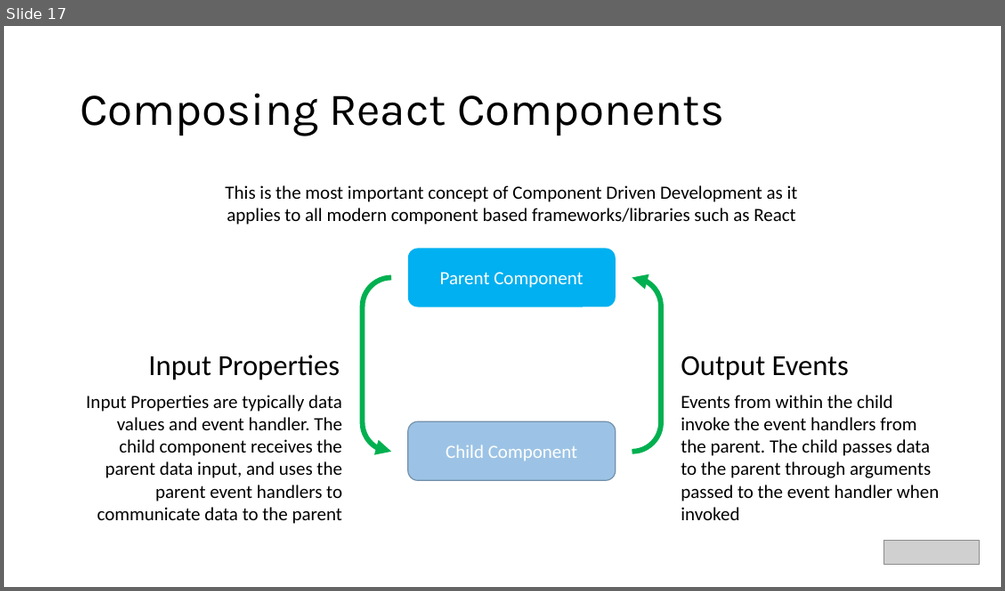
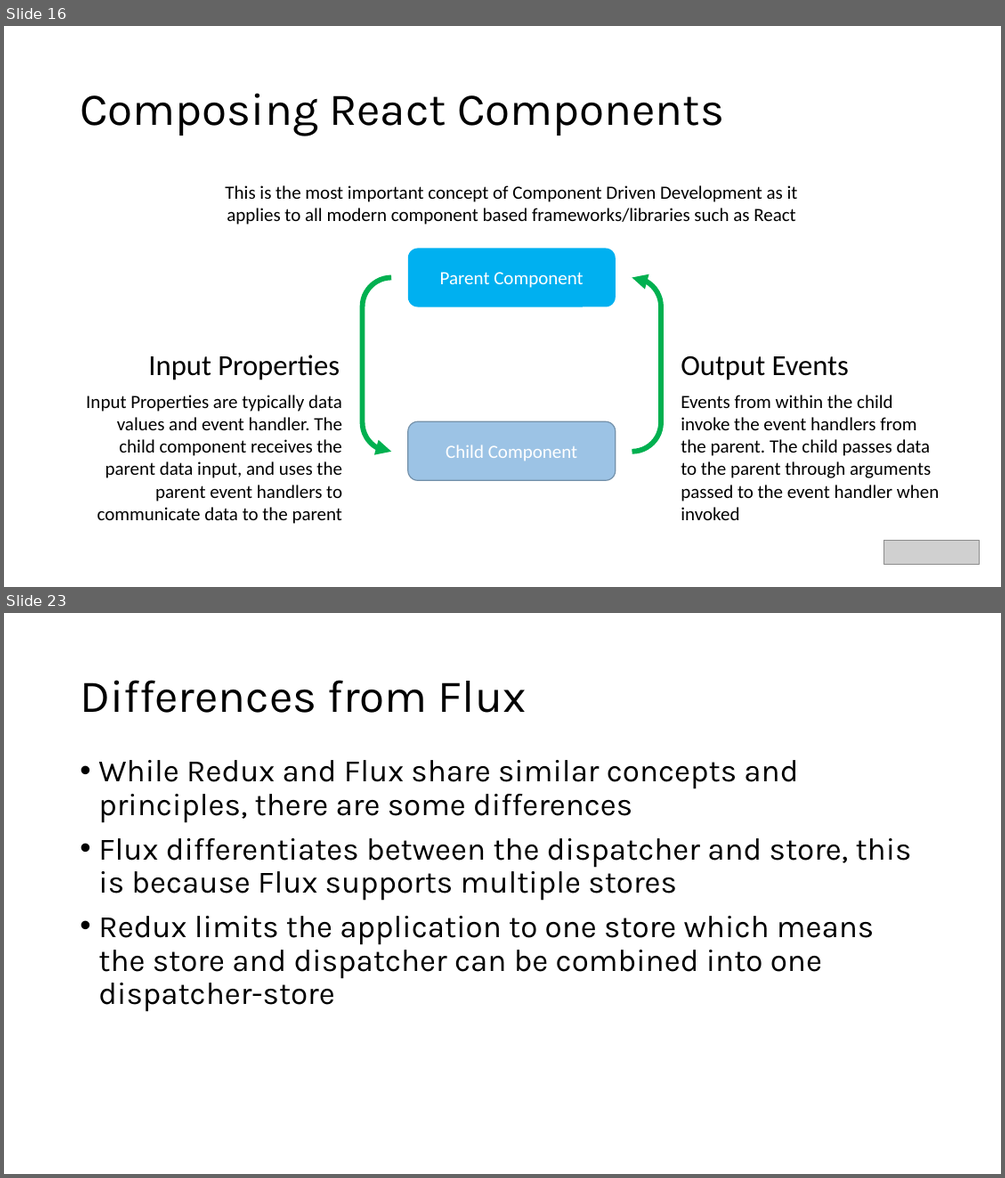
Before and after one commit to warpyu/TechnicalCommunityContent, a slide deck: Web Frameworks/React/Session 1 - Introduction and Slides/Introduction to React.pptx. Shown one above the other, each under a label of ours: slide 17 before the commit, slides 16 and 23 after it; the slides between them are not shown. The pictures are 1005x591 and 1005x1178 pixels, drawn with LibreOffice and Linux fonts; fonts in the diff are those of the drawing; grey boxes stand for pictures. Boxes give left, top, right and bottom in pixels: in the first picture for what was removed or moved away, otherwise in the second. Text is boxed around its words. In the diff, an @@ line names an element or a change of style, - is before the commit and + after.

```diff
--- a/Web Frameworks/React/Session 1 - Introduction and Slides/Introduction to React.pptx
+++ b/Web Frameworks/React/Session 1 - Introduction and Slides/Introduction to React.pptx
@@ slide 23 added at (4,613,1001,1174), background #FFFFFF @@
@@ title added at (80,680,526,713), 44 pt, text #000000 @@
+Differences from Flux
@@ text added at (98,760,912,1012), 30 pt, text #000000 @@
+• While Redux and Flux share similar concepts and principles, there are some differences
+• Flux differentiates between the dispatcher and store, this is because Flux supports multiple stores
+• Redux limits the application to one store which means the store and dispatcher can be combined into one dispatcher-store
@@ what was slide 17 is now slide 16 @@
```
Also in this commit, not shown: 2 slides changed, 15 other slides added, 2 slides removed.
